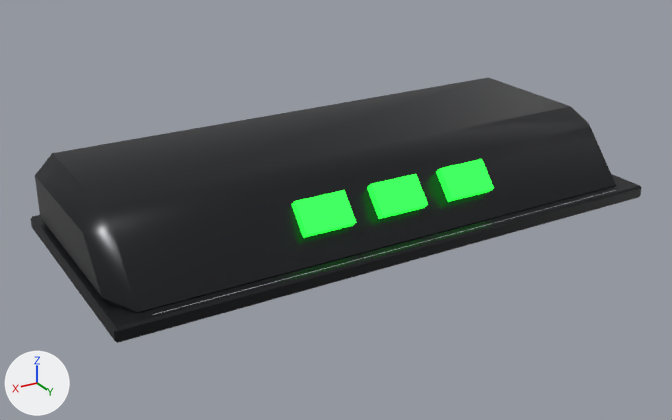
Before and after pictures for a commit that changed the glTF model game/assets/vehicles/dekotora/accessories/deck/deck_cap_trio.glb.
Both versions are drawn from a 50 mm lens placed at (1.71, 3.23, 1.41), pointed at (0.07, 0.48, 0.03). The lights are fixed; the arrows at lower left show +X, +Y and +Z. The picture after the commit comes second. Where no turn or scale is listed for an object, it has been applied to the vertices. Vertices at exactly the same position are counted once.

In view in the first picture: 'deck_cap_trio_chrome', 'deck_cap_trio_deco_body', 'deck_cap_trio_deco_led', 'deck_cap_trio_deco_trim'.
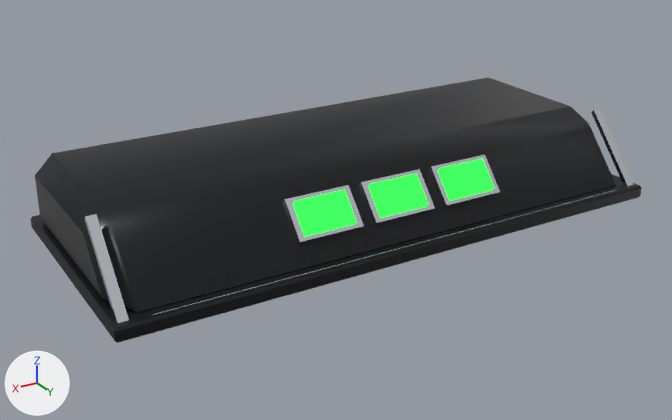
Boxes (x1, y1, x2, y2) around the edits, measured in the pictures (672 x 420 px):
'deck_cap_trio_chrome', reshaped (19% wider, 71% taller): before (153, 190, 615, 315); after (84, 109, 634, 323)
part 1 of me_deck_cap_trio_chrome, added (mostly hidden): after (84, 109, 634, 323)

The change, as a list of edits to the scene's bpy script:
```text
Change me_deck_cap_trio_chrome:
    used by ob_deck_cap_trio_chrome; location = (0.0, 0.0, 0.0)
    remove me_deck_cap_trio_chrome.from_pydata(...)  # 8 vertices, 12 faces; spans x -0.94..0.94, y 0.89..0.93, z 0.01..0.05
    add me_deck_cap_trio_chrome.from_pydata(...)  # 204 vertices, 280 faces; spans x -1.05..1.05, y 0.67..0.93, z 0.01..0.3
    me_deck_cap_trio_chrome part 1
    190 vertices are added at x -1.05..1.05, y 0.67..0.91, z 0.02..0.3
    6 new vertices lie (0.0, 0.1, -0.11) away from vertices in x -0.42..0.42, y 0.74, z 0.24
    268 new faces join them
```
